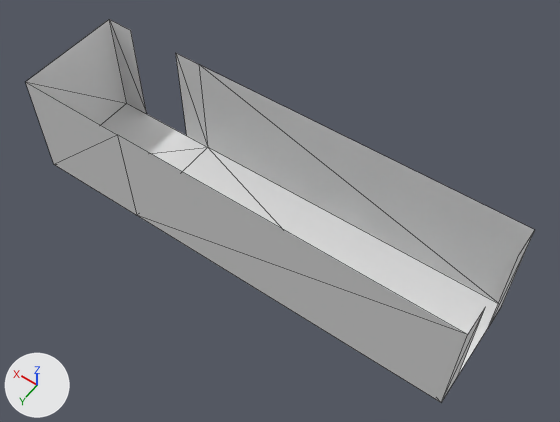
One commit to the OBJ model GameJam2020/Assets/RoomObjs/Hallway 3.obj: the scene before it, then after it.
Camera for both pictures: a 50 mm lens placed at (-2.72, 12.45, 19.13), pointed at (6.14, 0.05, -0.36). The lights are fixed; the arrows at lower left show +X, +Y and +Z. Mesh edges are drawn as thin lines. Where no turn or scale is listed for an object, it has been applied to the vertices.

In view in the first picture: 'Hallway_3_Cube.024'.
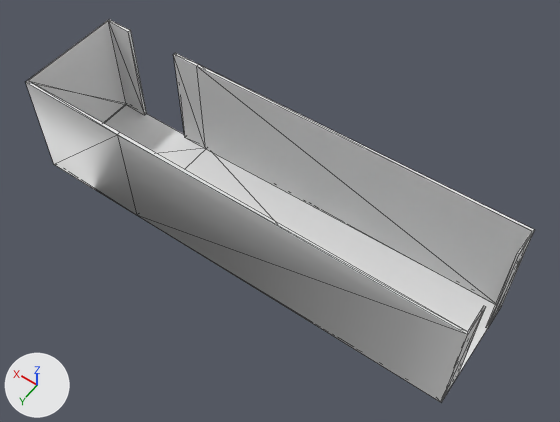
The change, as a list of edits to the scene's bpy script:
```text
Change me_hallway_3_cube_024:
    used by ob_hallway_3_cube_024; location = (0.0, 0.0, 0.0)
    remove me_hallway_3_cube_024.from_pydata(...)  # 20 vertices, 20 faces; spans x -1.0..14.8, y -2.0..2.0, z -2.0..2.0
    add me_hallway_3_cube_024.from_pydata(...)  # 40 vertices, 76 faces; spans x -1.0..14.8, y -2.0..2.0, z -2.0..2.0
    me_hallway_3_cube_024 part 1
    4 faces are deleted
    20 vertices are added at x -1.0..14.7, y -1.9..1.9, z -2.0..2.0
    60 new faces join them
```

Where the change shows, as pixel boxes (x1, y1, x2, y2) in the pictures (560 x 422 px):
part 1 of me_hallway_3_cube_024, built on: before (102, 103, 498, 375); after (26, 20, 534, 375)
